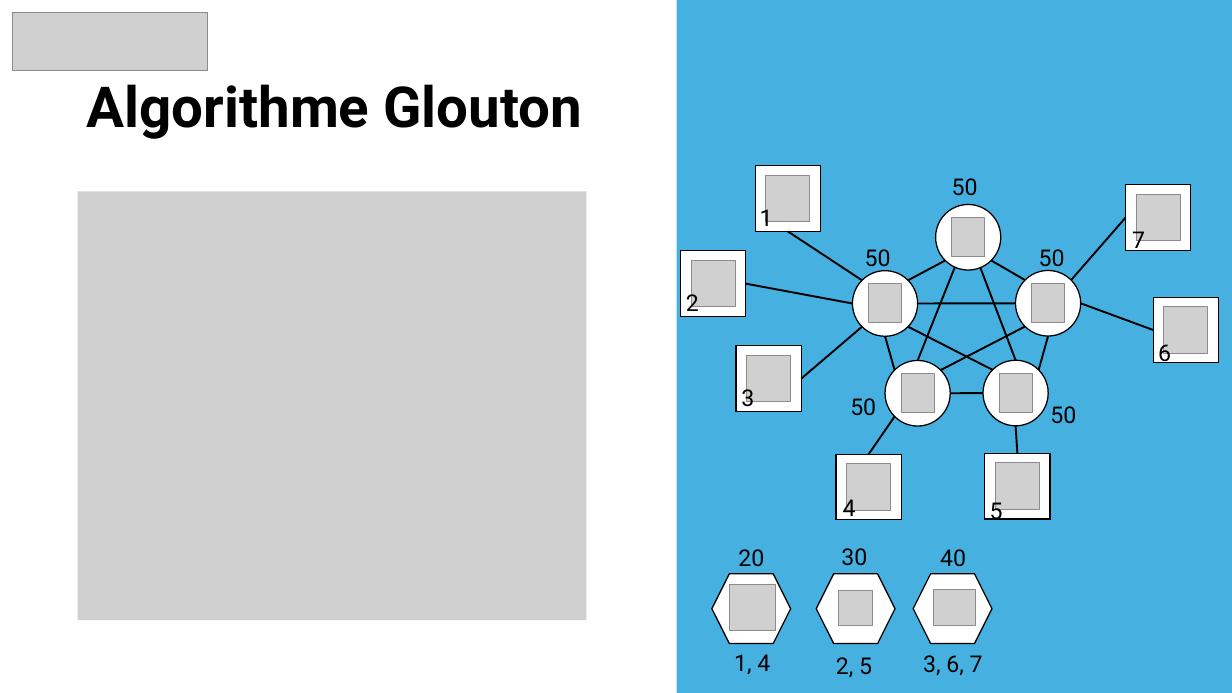
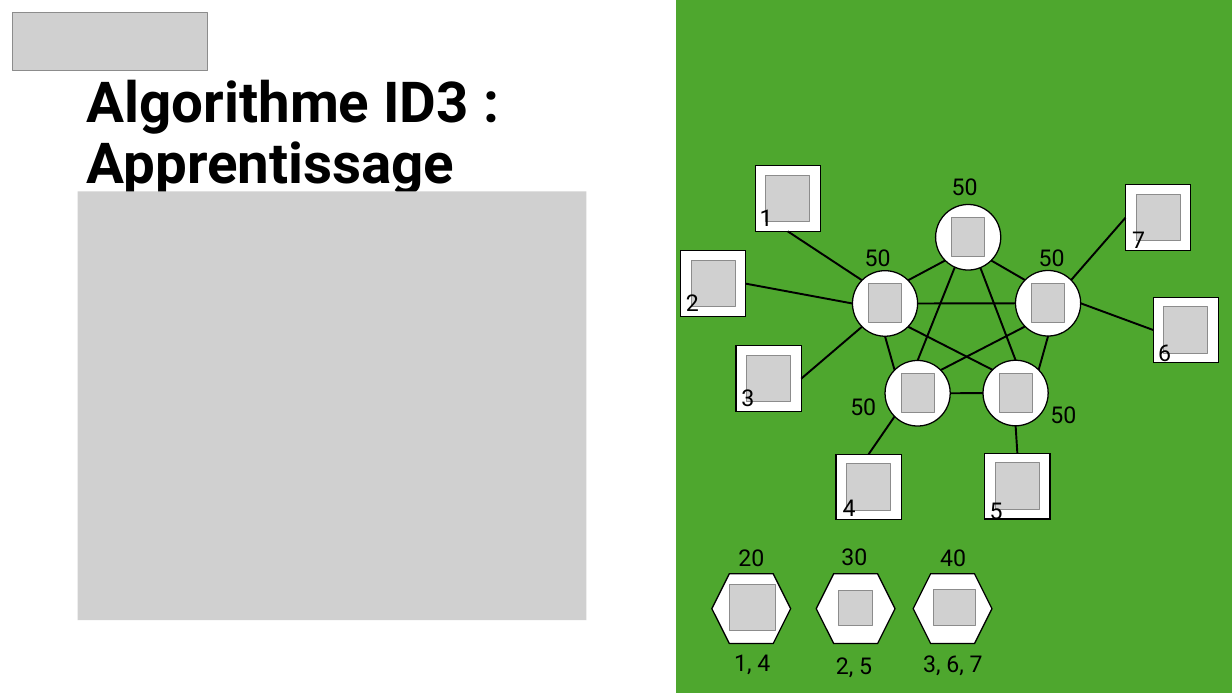
Before and after one commit to snonow/PROJ631-Arbres_de_decision, a slide deck: slide 4 of Presentation-Proj631 - Arbre_de_Décision.pptx. Drawn at 1232x693 pixels with LibreOffice and Linux fonts; fonts in the diff are those of the drawing; grey boxes stand for pictures; background and template pictures are left out. Boxes give left, top, right and bottom in pixels: in the first picture for what was removed or moved away, otherwise in the second. Text is boxed around its words. In the diff, an @@ line names an element or a change of style, - is before the commit and + after.

```diff
--- a/Presentation-Proj631 - Arbre_de_Décision.pptx
+++ b/Presentation-Proj631 - Arbre_de_Décision.pptx
@@ rectangle at (677,0,1232,693): fill #46B1E1 to #4EA72E; outline none to #4EA72E 1.5 pt @@
@@ text at (87,70,468,196): text changed @@
-Algorithme Glouton
+Algorithme ID3 : Apprentissage
```
Also in this commit, not shown: 6 other slides changed, 2 other files.
